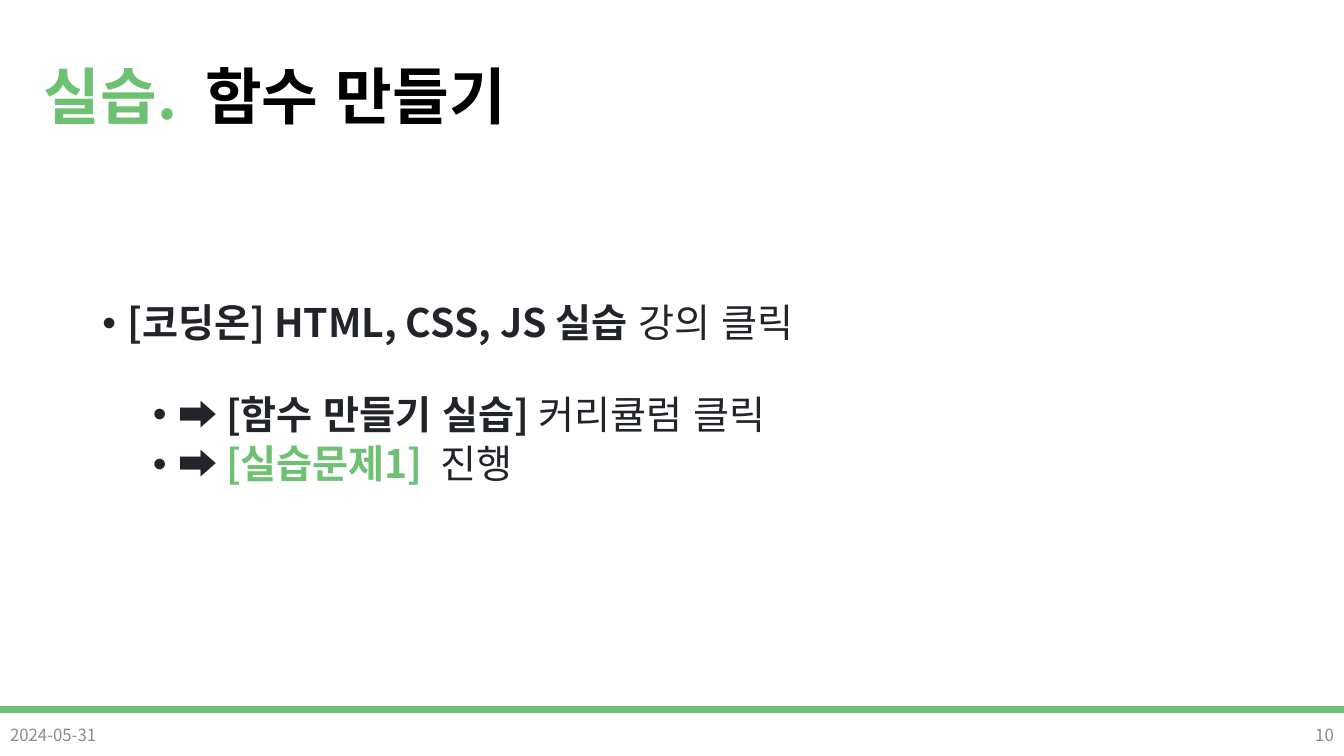
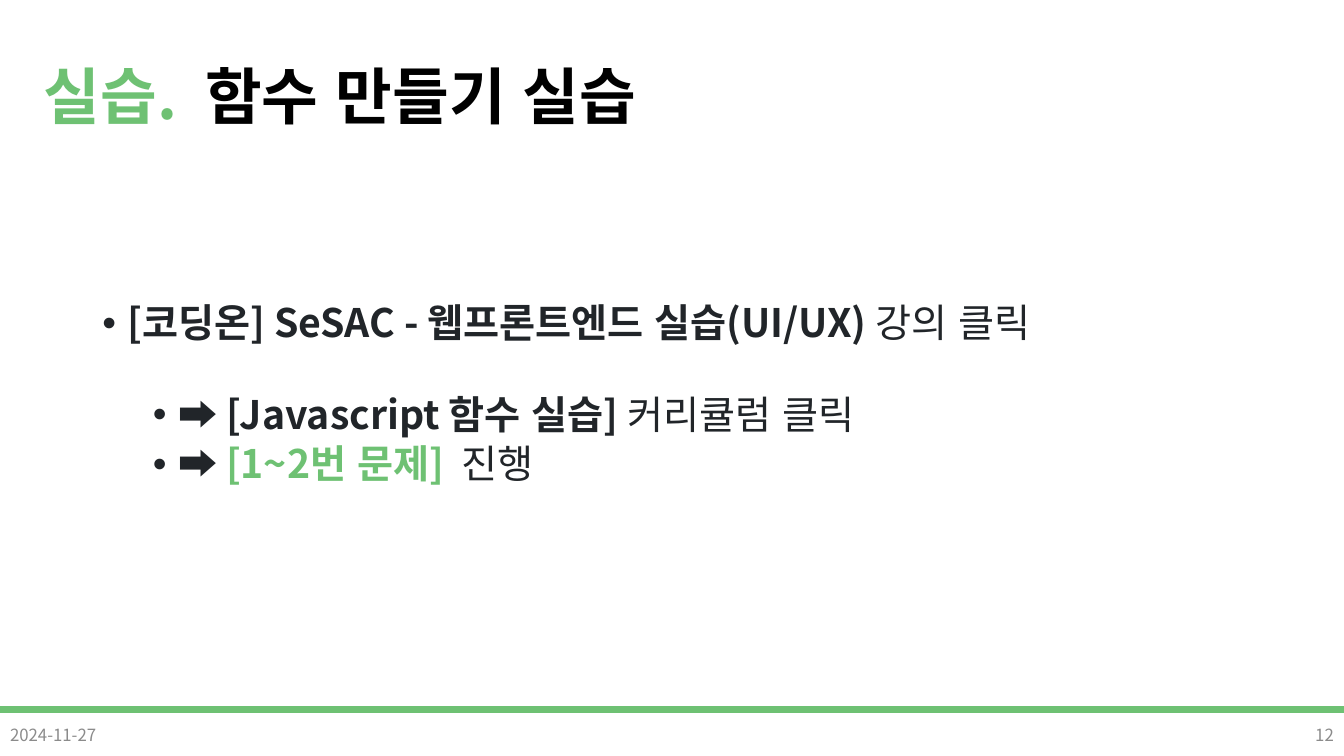
Before and after one commit to DevDamon0527/SeSAC_Yeongdeungpo_Campus_6th, a slide deck: slide 12 of material/[SeSAC_YDP_6] 04_3_Javascript.pptx (slide 10 before the commit). Drawn at 1344x756 pixels with LibreOffice and Linux fonts; fonts in the diff are those of the drawing; background and template pictures are left out. Boxes give left, top, right and bottom in pixels: in the first picture for what was removed or moved away, otherwise in the second. Text is boxed around its words. In the diff, an @@ line names an element or a change of style, - is before the commit and + after.

```diff
--- a/material/[SeSAC_YDP_6] 04_3_Javascript.pptx
+++ b/material/[SeSAC_YDP_6] 04_3_Javascript.pptx
@@ title at (44,67,636,125): text changed @@
-실습. 함수 만들기
+실습. 함수 만들기 실습
@@ text at (128,304,1031,485): text changed @@
-• [코딩온] HTML, CSS, JS 실습 강의 클릭
-  • ➡ [함수 만들기 실습] 커리큘럼 클릭
-  • ➡ [실습문제1] 진행
+• [코딩온] SeSAC - 웹프론트엔드 실습(UI/UX) 강의 클릭
+  • ➡ [Javascript 함수 실습] 커리큘럼 클릭
+  • ➡ [1~2번 문제] 진행
@@ text at (10,728,96,741): text changed @@
-2024-05-31
+2024-11-27
@@ page number at (1315,728,1334,741): text changed @@
-10
+12
```
Also in this commit, not shown: 31 other slides changed, 2 slides added, 1 slide removed, 13 other files.
